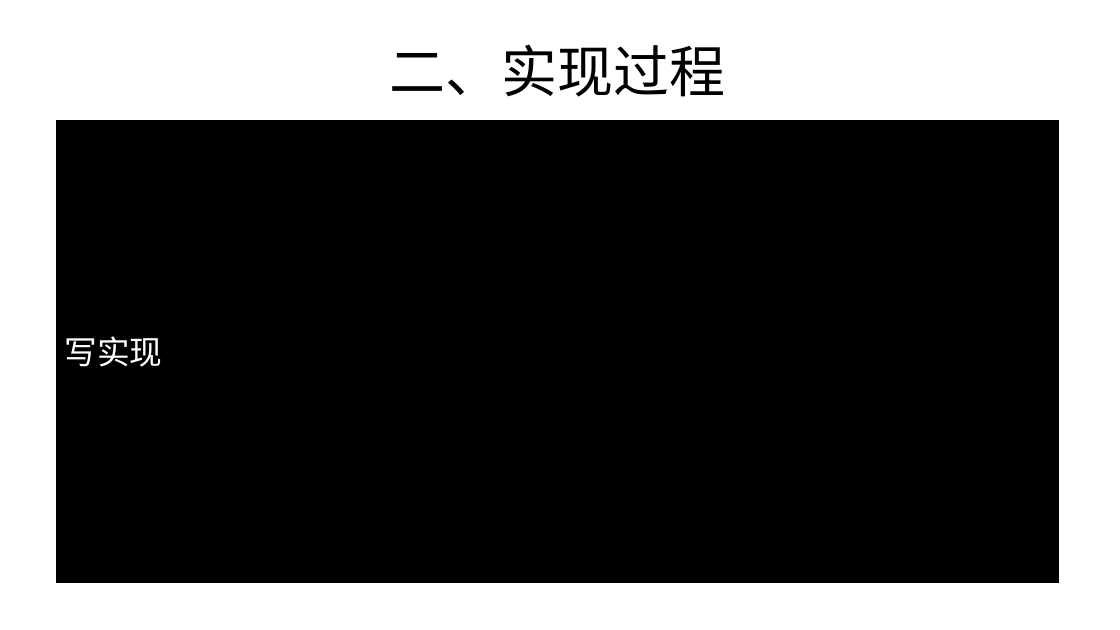
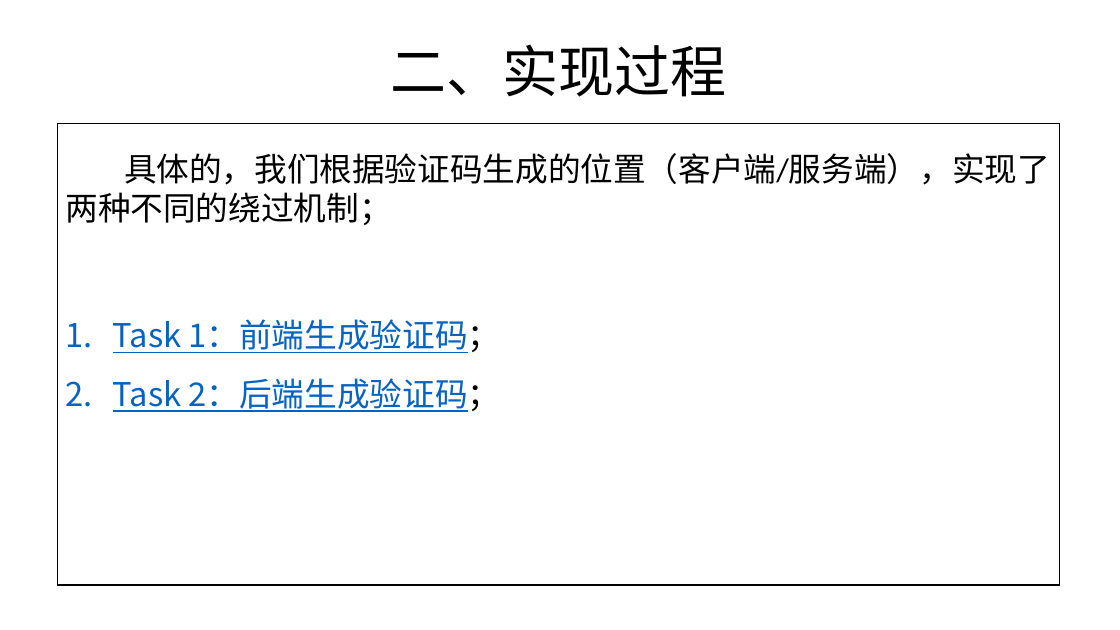
Before and after one commit to RiskySignal/Web-Security-Project, a slide deck: slide 4 of document/朕为你打下江山.pptx. Drawn at 1120x630 pixels with LibreOffice and Linux fonts; fonts in the diff are those of the drawing. Boxes give left, top, right and bottom in pixels: in the first picture for what was removed or moved away, otherwise in the second. Text is boxed around its words. In the diff, an @@ line names an element or a change of style, - is before the commit and + after.

```diff
--- a/document/朕为你打下江山.pptx
+++ b/document/朕为你打下江山.pptx
@@ rectangle "Task 1：前端生成验证码；" moved from (x1=56, y1=120, x2=1059, y2=582) to (x1=57, y1=124, x2=1060, y2=586) @@
@@ rectangle "Task 1：前端生成验证码；" at (x1=57, y1=124, x2=1060, y2=586): fill #000000 to #FFFFFF @@
@@ text added at (x1=66, y1=153, x2=1050, y2=225), 28 pt, text #000000 @@
+具体的，我们根据验证码生成的位置（客户端/服务端），实现了两种不同的绕过机制；
@@ text in rectangle at (x1=113, y1=319, x2=501, y2=412): text changed; text colour #FFFFFF to #0563C1 @@
-写实现
+1. Task 1：前端生成验证码；
+2. Task 2：后端生成验证码；
```
Also in this commit, not shown: 2 other slides changed, 1 slide added, 1 slide removed.
